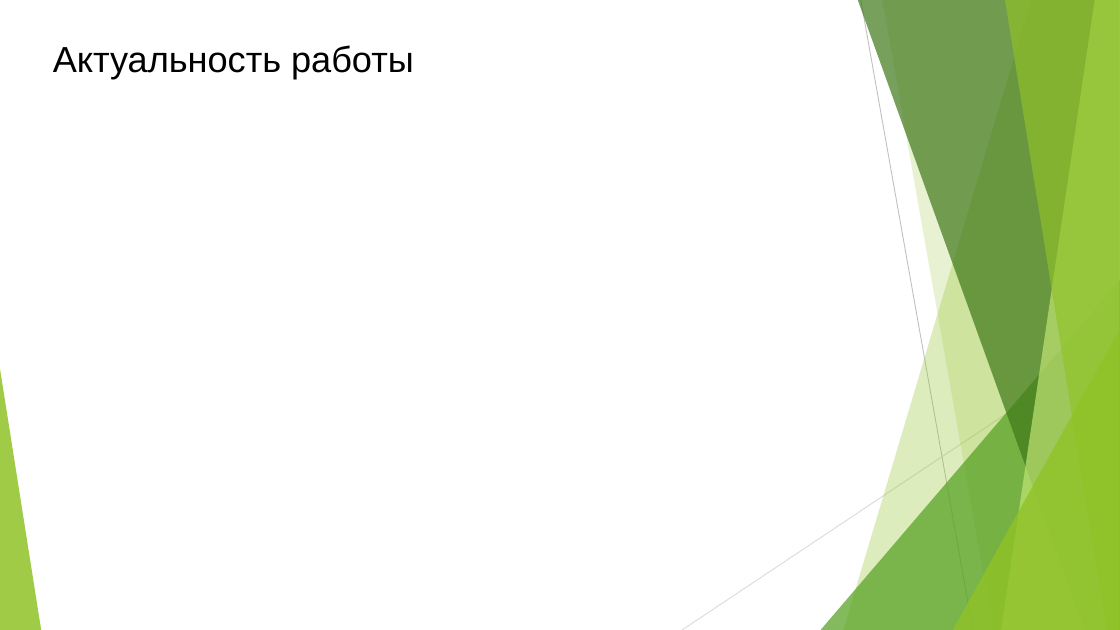
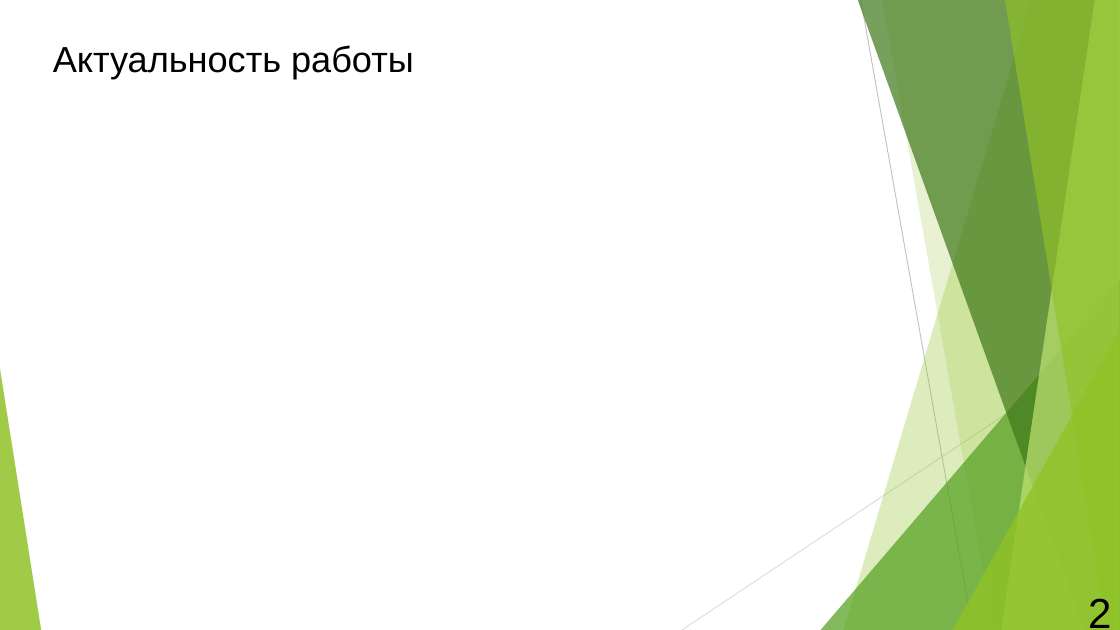
Before and after one commit to semenovMaksWeb/biti, a slide deck: slide 2 of ДИПЛОМ/ДИПЛОМ.2.0/Призентация.pptx. Drawn at 1120x630 pixels with LibreOffice and Linux fonts; fonts in the diff are those of the drawing. Boxes give left, top, right and bottom in pixels: in the first picture for what was removed or moved away, otherwise in the second. Text is boxed around its words. In the diff, an @@ line names an element or a change of style, - is before the commit and + after.

```diff
--- a/ДИПЛОМ/ДИПЛОМ.2.0/Призентация.pptx
+++ b/ДИПЛОМ/ДИПЛОМ.2.0/Призентация.pptx
@@ page number added at [1088, 598, 1111, 628], 36 pt, text #000000 @@
+2
```
Also in this commit, not shown: 7 other slides changed, 10 slides added, 1 other file.
